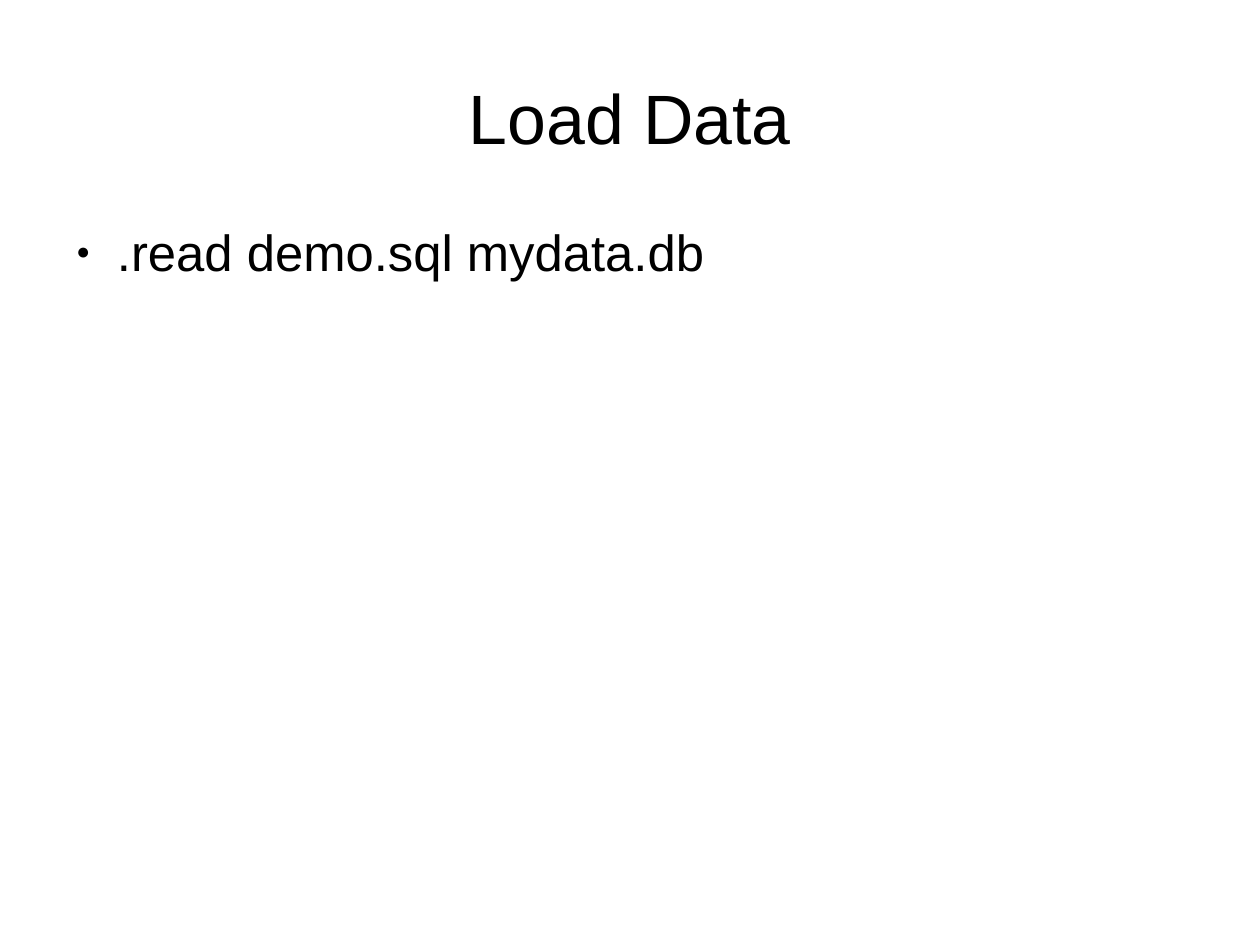
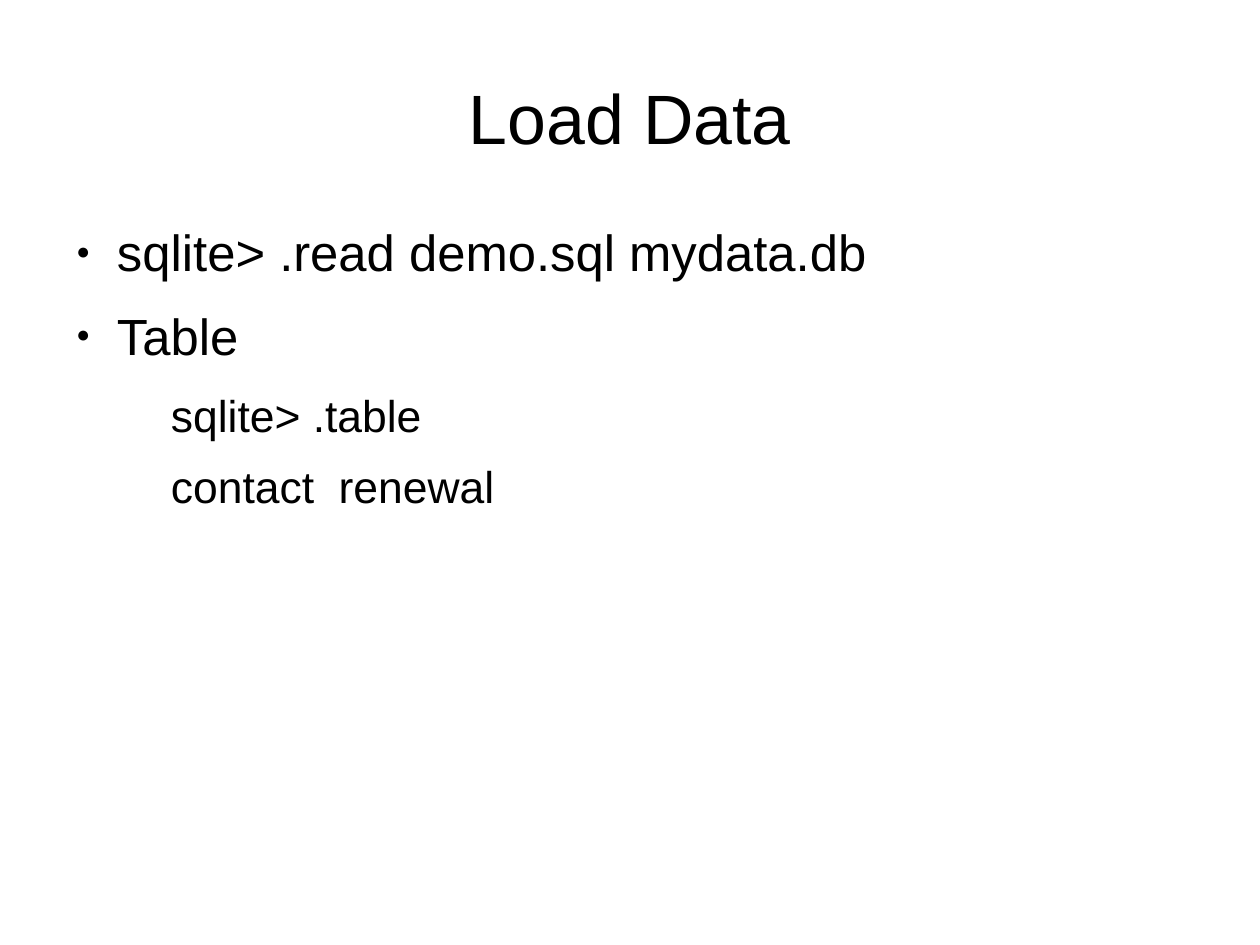
Before and after one commit to Oflameo/intro_to_databases_with_sqlite3, a slide deck: slide 15 of intro_to_databases_with_sqlite3.odp. Drawn at 1260x945 pixels with LibreOffice and Linux fonts; fonts in the diff are those of the drawing. Boxes give left, top, right and bottom in pixels: in the first picture for what was removed or moved away, otherwise in the second. Text is boxed around its words. In the diff, an @@ line names an element or a change of style, - is before the commit and + after.

```diff
--- a/intro_to_databases_with_sqlite3.odp
+++ b/intro_to_databases_with_sqlite3.odp
@@ text at box(117, 234, 866, 504): text changed @@
-● .read demo.sql mydata.db
+● sqlite> .read demo.sql mydata.db
+● Table
+  sqlite> .table
+  contact renewal
```
Also in this commit, not shown: 3 slides added.
